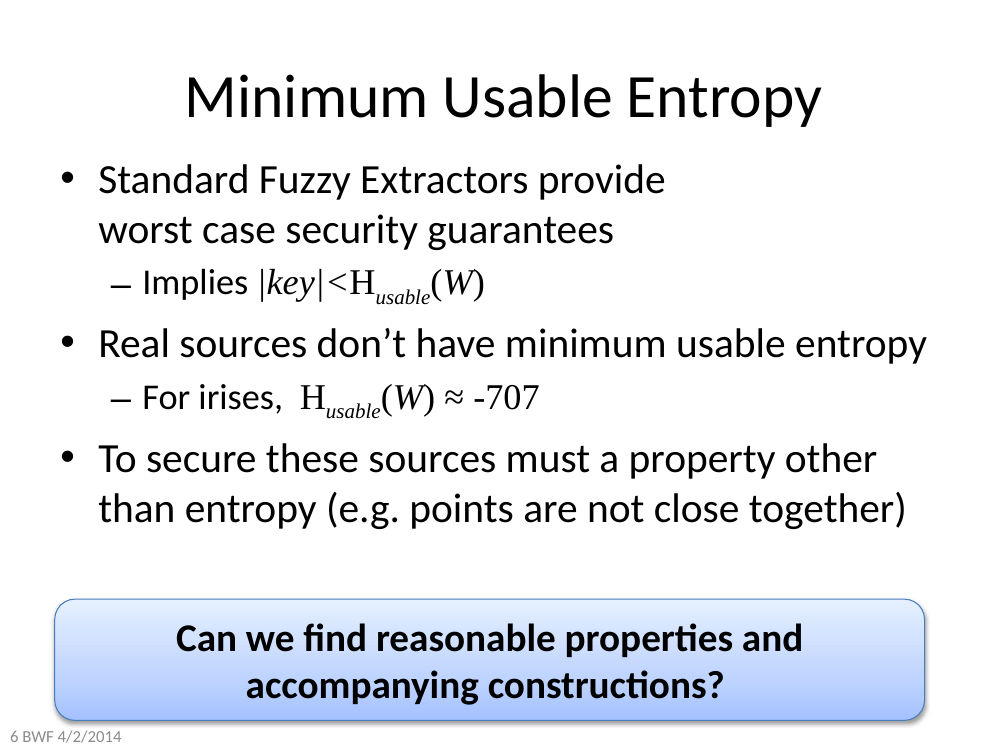
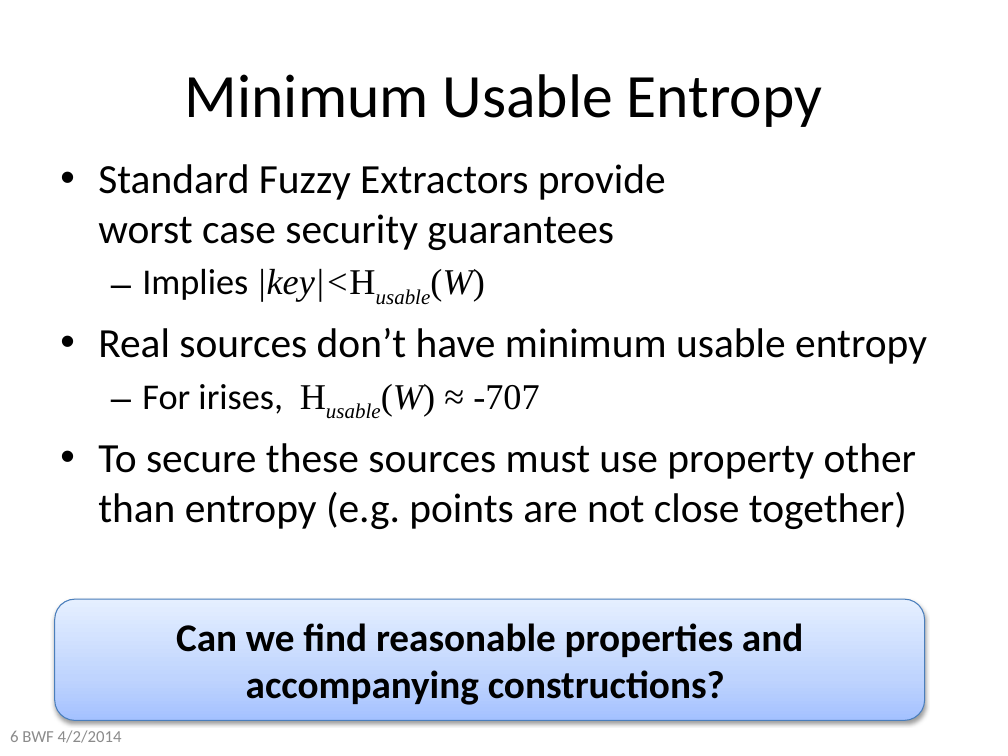
Before and after one commit to xianruimeng/comp-fuzzy-ext, a slide deck: slide 6 of constantRate/KeyDerivationWithNegativeUsable.pptx. Drawn at 1008x756 pixels with LibreOffice and Linux fonts; fonts in the diff are those of the drawing. Boxes give left, top, right and bottom in pixels: in the first picture for what was removed or moved away, otherwise in the second. Text is boxed around its words. In the diff, an @@ line names an element or a change of style, - is before the commit and + after.

```diff
--- a/constantRate/KeyDerivationWithNegativeUsable.pptx
+++ b/constantRate/KeyDerivationWithNegativeUsable.pptx
@@ text at box(98, 443, 917, 529): text changed @@
-• To secure these sources must a property other than entropy (e.g. points are not close together)
+• To secure these sources must use property other than entropy (e.g. points are not close together)
```
Also in this commit, not shown: 9 other slides changed, 2 slides added.
